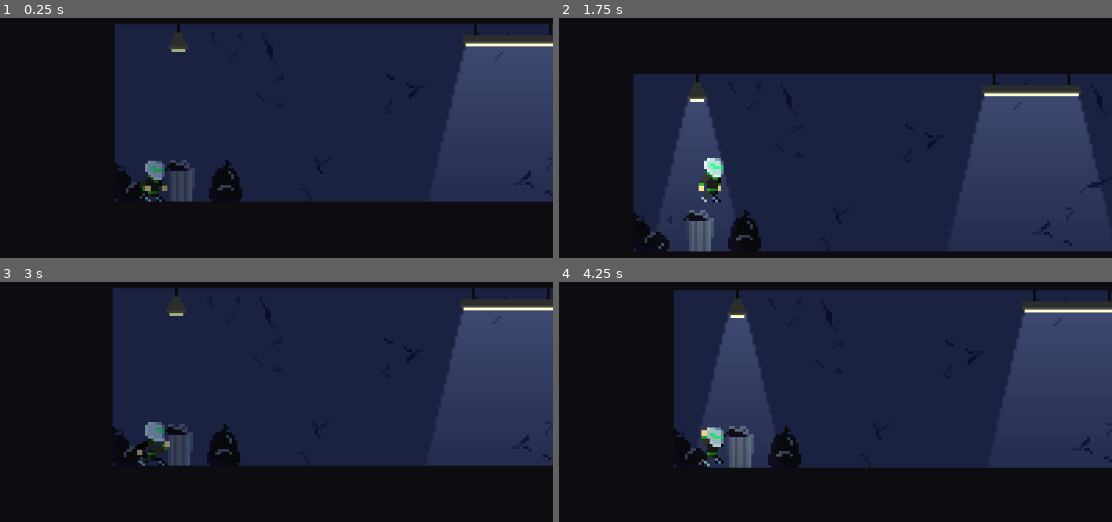
Above: before the commit, frames 1-4 (two rows, left to right).
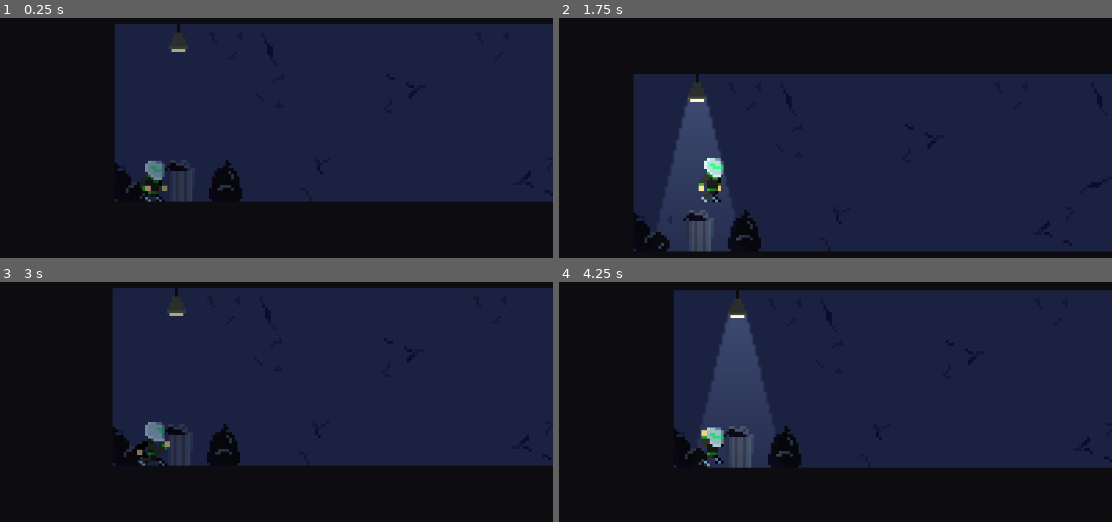
Above: after the commit, the same moments.

Repository: reneelias/Godot-2D-Platformer
Game: Godot game, scene res://Scenes/Level_01.tscn
Two runs of this game, one before a commit and one after it. Both use one fixed random seed, a clock stepped at 60 frames per second and the inputs below. This scene is started directly instead of the project's main scene.
Inputs:
- Up to frame 1 (0.25 s): no input
- Up to frame 2 (1.75 s): hold R 0.53-1.28 s; hold D from 0.53 s (still down); tap Space (Jump) at 0.77, 1.52 s; tap R at 1.35 s
- Up to frame 3 (3 s): release D at 2.03 s; hold A 2.03-2.78 s; hold R 2.03-2.78 s; hold D from 2.78 s (still down); tap R at 2.85 s
- Up to frame 4 (4.25 s): keep holding D; tap Space (Jump) at 3.02, 3.77 s; hold R from 3.53 s (still down)

The runs differ from the first frame. In frame 1, 8.3% of the frame differs, in the area x 79-100%, y 2-56%; in frame 2, 9.8%, in the area x 72-99%, y 23-77%; in frame 3, 8.5%; in frame 4, 8.3%.

Commit message:
little more design

Diff:
--- a/2d-platformer/Scenes/Level_01.tscn
+++ b/2d-platformer/Scenes/Level_01.tscn
@@ -271,10 +271,11 @@
 [node name="Scenery_Midground" type="TileMapLayer" parent="TileMapLayers"]
 z_index = -25
 texture_filter = 1
+tile_map_data = PackedByteArray("AAAMAAAAAAAEAAAAAAA=")
 tile_set = SubResource("TileSet_tf658")
 
 [node name="Scenery_Background" type="TileMapLayer" parent="TileMapLayers"]
-modulate = Color(0.471002, 0.499283, 0.710415, 1)
+modulate = Color(0.371802, 0.396909, 0.6031, 1)
 z_index = -50
 texture_filter = 1
 tile_map_data = PackedByteArray("AAD+/wAAAAAAAAAAAAD//wAAAAACAAAAAAAAAAAAAAABAAAAAAA=")
@@ -312,11 +313,24 @@
 blend_mode = 1
 range_item_cull_mask = 100634
 
-[node name="HangingLamp" parent="." instance=ExtResource("7_fmco7")]
+[node name="Lights" type="Node2D" parent="."]
+
+[node name="HangingLamp" parent="Lights" instance=ExtResource("7_fmco7")]
 position = Vector2(-9, -40)
 flashes = true
 flashMinTime = 0.05
 flashMaxTime = 1.0
 
-[node name="LongHangingLamp" parent="." instance=ExtResource("8_2jryf")]
-position = Vector2(112, -40)
+[node name="HangingLamp2" parent="Lights" instance=ExtResource("7_fmco7")]
+visible = false
+position = Vector2(200, -40)
+flashes = true
+flashMinTime = 0.05
+flashMaxTime = 1.0
+
+[node name="LongHangingLamp" parent="Lights" instance=ExtResource("8_2jryf")]
+visible = false
+position = Vector2(88, -40)
+
+[node name="LongHangingLamp2" parent="Lights" instance=ExtResource("8_2jryf")]
+position = Vector2(200, -40)
